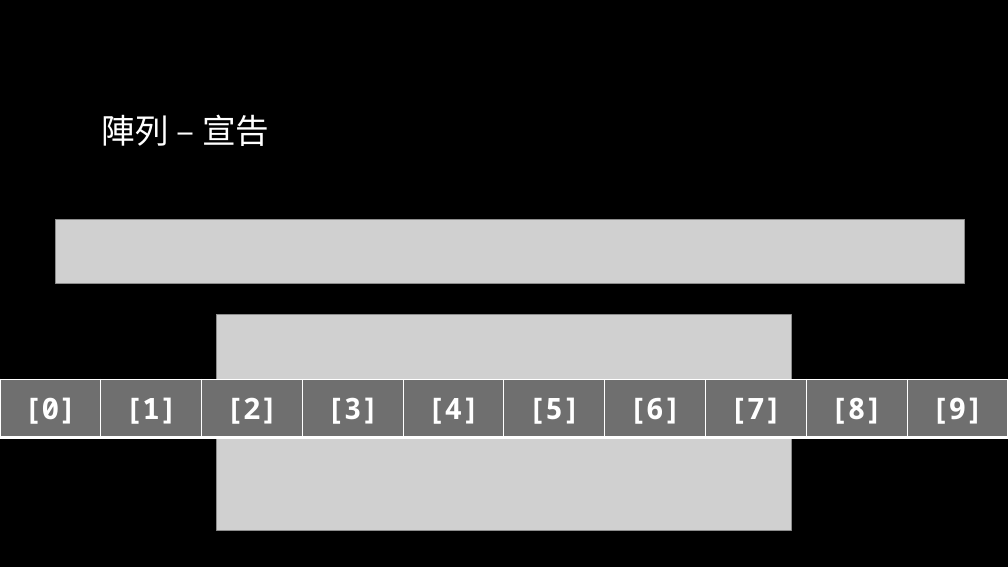
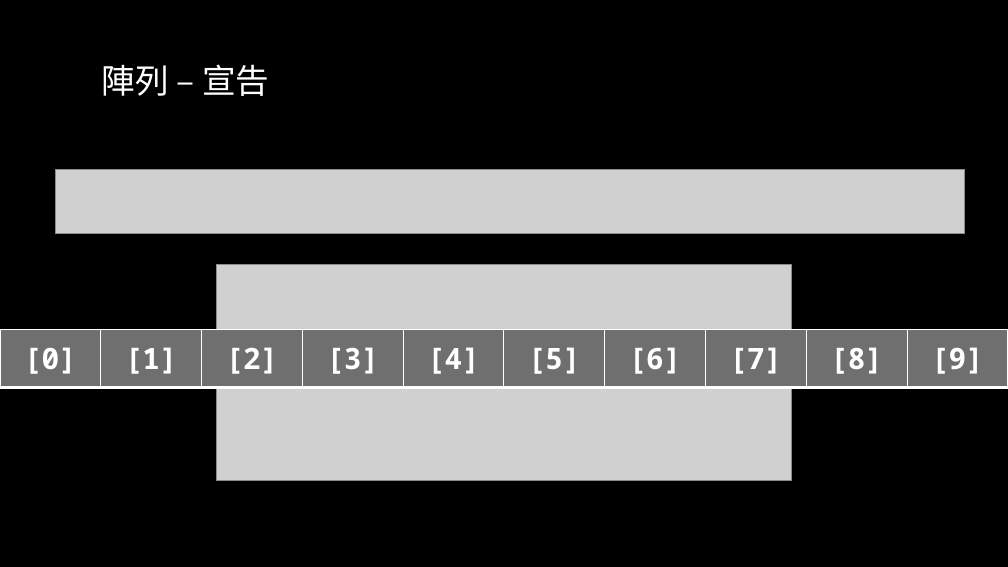
Before and after one commit to liuutin9/2023_summer_camp, a slide deck: slide 20 of 電機_C_Day_2.pptx. Drawn at 1008x567 pixels with LibreOffice and Linux fonts; fonts in the diff are those of the drawing; grey boxes stand for pictures; background and template pictures are left out. Boxes give left, top, right and bottom in pixels: in the first picture for what was removed or moved away, otherwise in the second. Text is boxed around its words. In the diff, an @@ line names an element or a change of style, - is before the commit and + after.

```diff
--- a/電機_C_Day_2.pptx
+++ b/電機_C_Day_2.pptx
@@ 2 pictures, 1 table, 1 title: place and size @@
-2 pictures, 1 table, 1 title at bbox=[0, 114, 1006, 531]
+2 pictures, 1 table, 1 title at bbox=[0, 64, 1006, 481]
```
Also in this commit, not shown: 30 other slides changed.
